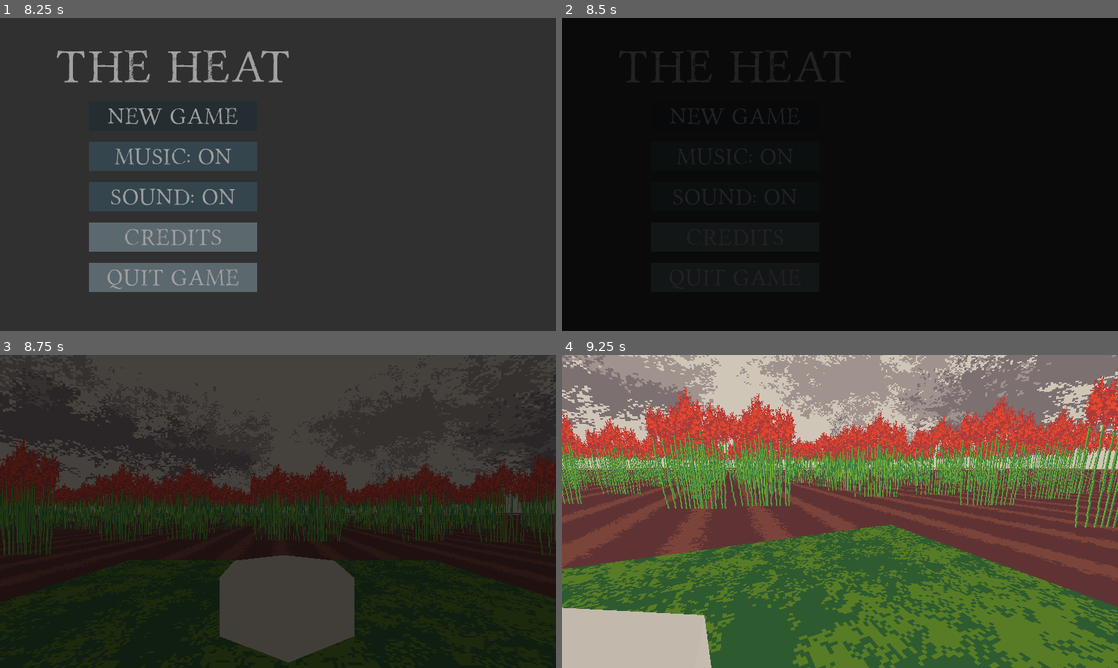
Above: before the commit, frames 1-4 (two rows, left to right).
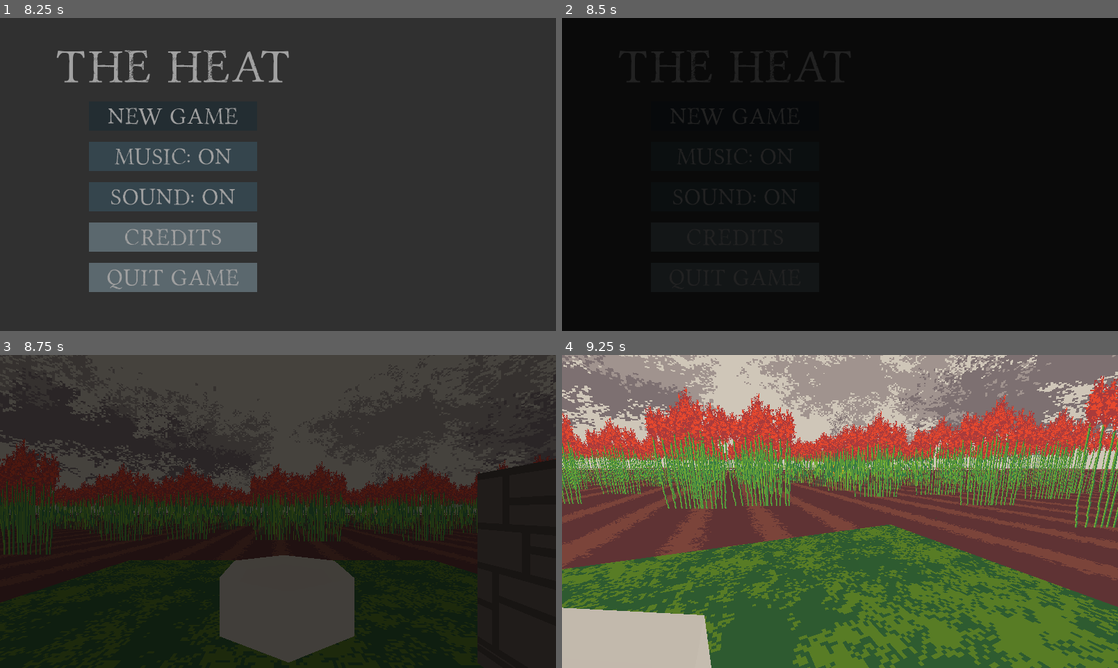
Above: after the commit, the same moments.

Repository: dzejpi/the-heat
Game: Godot game, scene res://scenes/SplashScene.tscn
Two runs of this game, one before a commit and one after it. Both use one fixed random seed, a clock stepped at 60 frames per second and the inputs below.
Inputs (mouse positions are in pixels of both pictures, inside the frame that each line leads up to):
- Up to frame 1 (8.25 s): move the mouse to (400, 158) at 0.52 s; hold D (move_right) 0.53-1.28 s; tap Space (dialog_end) at 0.6, 2.75, 5.75, 7.35 s; move the mouse to (166, 190) at 1.27 s; hold S (move_down) 1.28-2.03 s; click (166, 190) at 1.35 s; tap Enter at 2, 5 s; move the mouse to (333, 105) at 2.02 s; hold D (move_right) 2.03-2.78 s; tap 1 (item_1) at 2.1 s; move the mouse to (250, 237) at 2.77 s; hold W (move_up) 2.78-3.53 s; tap 2 (item_2) at 2.85 s; move the mouse to (444, 221) at 3.52 s; hold A (move_left) 3.53-5.03 s; tap 3 (item_3) at 3.6 s; move the mouse to (111, 127) at 4.27 s; tap 4 (item_4) at 4.35 s; move the mouse to (305, 174) at 5.02 s; hold S (move_down) 5.03-5.78 s; tap Mouse wheel down (item_change_down) at 5.1 s; move the mouse to (194, 96) at 5.77 s; hold D (move_right) 5.78-6.53 s; tap Mouse wheel up (item_change_up) at 5.85 s; move the mouse to (400, 158) at 6.52 s; hold W (move_up) 6.53-7.28 s; hold Shift (move_sprint) 6.53-7.28 s; move the mouse to (166, 190) at 7.27 s; hold D (move_right) 7.28-8 s; click "New Game" at 8 s
- Up to frame 2 (8.5 s): no input
- Up to frame 3 (8.75 s): no input
- Up to frame 4 (9.25 s): move the mouse to (851, 505) at 8.77 s; hold W (move_up) from 8.78 s (still down); click (851, 505) at 8.85 s

Frames 1-2 are identical in both runs. In frame 3, 1.6% of the frame differs, in the area x 85-100%, y 33-64%; in frame 4, nothing differs.

Commit message:
Added grain bin.

Diff:
--- a/scenes/GameSceneOne.tscn
+++ b/scenes/GameSceneOne.tscn
@@ -12,6 +12,9 @@
 [ext_resource path="res://scenes/TzitzimitlScene.tscn" type="PackedScene" id=10]
 [ext_resource path="res://scripts/CropGenerator.gd" type="Script" id=11]
 [ext_resource path="res://scenes/EnvironmentBackScene.tscn" type="PackedScene" id=12]
+[ext_resource path="res://assets/visual/grain_bin/blend_grain_mil_crops.obj" type="ArrayMesh" id=13]
+[ext_resource path="res://assets/visual/grain_bin/blend_grain_mill.obj" type="ArrayMesh" id=14]
+[ext_resource path="res://scripts/GrainBin.gd" type="Script" id=15]
 
 [sub_resource type="CylinderShape" id=3]
 height = 0.947764
@@ -28,6 +31,8 @@
 fog_sun_amount = 0.46
 dof_blur_far_distance = 75.0
 
+[sub_resource type="BoxShape" id=4]
+
 [node name="GameSceneOne" type="Spatial"]
 script = ExtResource( 3 )
 
@@ -370,3 +375,18 @@
 
 [node name="Tzitzimitl" parent="Demon" instance=ExtResource( 10 )]
 transform = Transform( 4, 0, 0, 0, 4, 0, 0, 0, 4, 0, 4.94171, 76.0688 )
+
+[node name="GrainBin" type="StaticBody" parent="."]
+transform = Transform( 1, 0, 0, 0, 1, 0, 0, 0, 1, 18, 0, -4 )
+script = ExtResource( 15 )
+
+[node name="blend_grain_mil_crops" type="MeshInstance" parent="GrainBin"]
+mesh = ExtResource( 13 )
+skeleton = NodePath("../..")
+
+[node name="blend_grain_mill" type="MeshInstance" parent="GrainBin"]
+mesh = ExtResource( 14 )
+
+[node name="CollisionShape" type="CollisionShape" parent="GrainBin"]
+transform = Transform( 1, 0, 0, 0, 1, 0, 0, 0, 1, 0, 1, 0 )
+shape = SubResource( 4 )
--- /dev/null
+++ b/scripts/GrainBin.gd
@@ -0,0 +1,16 @@
+extends StaticBody
+
+
+# Declare member variables here. Examples:
+# var a = 2
+# var b = "text"
+
+
+# Called when the node enters the scene tree for the first time.
+func _ready():
+	pass # Replace with function body.
+
+
+# Called every frame. 'delta' is the elapsed time since the previous frame.
+#func _process(delta):
+#	pass
Binary file added: assets/visual/grain_bin/ase_grain_bin_texture.aseprite
Not shown, added: assets/visual/grain_bin/blend_grain_mil_crops.mtl
Not shown, added: assets/visual/grain_bin/blend_grain_mil_crops.obj
Not shown, added: assets/visual/grain_bin/blend_grain_mil_crops.obj.import
Not shown, added: assets/visual/grain_bin/blend_grain_mill.mtl
Not shown, added: assets/visual/grain_bin/blend_grain_mill.obj
Not shown, added: assets/visual/grain_bin/blend_grain_mill.obj.import
Binary file added: assets/visual/grain_bin/spr_grain_bin_uv_texture.png
Not shown, added: assets/visual/grain_bin/spr_grain_bin_uv_texture.png.import
Not shown: 1 places in scenes/GameSceneOne.tscn that only renumber resources
Not shown, added: assets/visual/grain_bin/blend_grain_mill.blend
Not shown, added: assets/visual/grain_bin/blend_grain_mill.blend1
